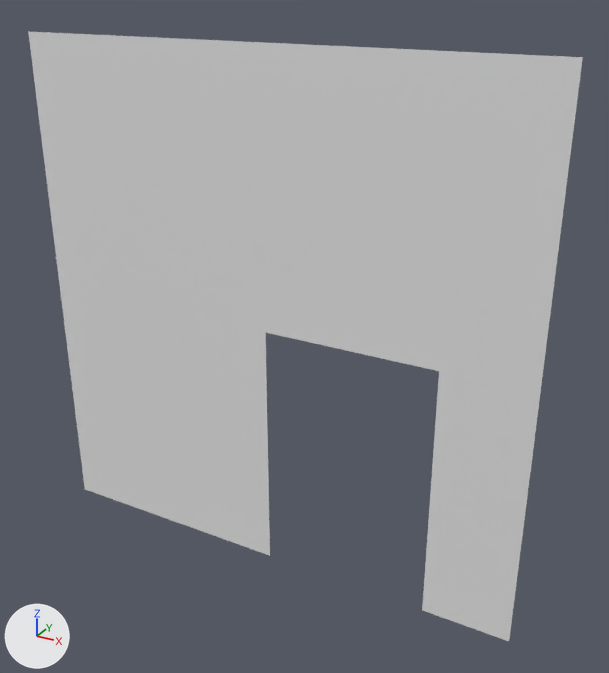
The FBX model Assets/Project/Prefabs/Environment/Architecture/P_Wall/Wall_Diorama/SM_Wall12x5Hole.fbx, before and after one commit.
The view is the same before and after, from a 50 mm lens placed at (36.4, -23.9, 26.7), pointed at (20.1, 5.8, 11.8). Lighting does not change. The marker at lower left points along +X, +Y and +Z. Where no turn or scale is listed for an object, it has been applied to the vertices.

The scene before the commit, as lines of its bpy script (objects in view):
```python
me_sm_wall12x5hole = bpy.data.meshes.new('SM_Wall12x5Hole')
me_sm_wall12x5hole.from_pydata(...)  # 82 vertices, 60 faces; spans x 0.0..24.0, y 0.0, z 0.0..24.0
ob_sm_wall12x5hole = bpy.data.objects.new('SM_Wall12x5Hole', me_sm_wall12x5hole)
ob_sm_wall12x5hole.location = (6.61, 5.0, 0.0)
```
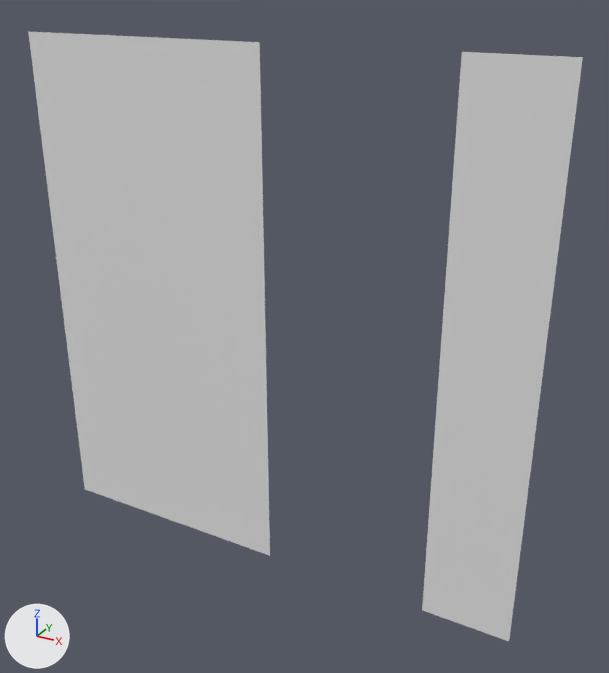
What the commit changed:
me_sm_wall12x5hole is used by ob_sm_wall12x5hole; location (6.61, 5.0, 0.0).
me_sm_wall12x5hole had 82 vertices, 60 faces and spanned x 0.0..24.0, y 0.0, z 0.0..24.0.
me_sm_wall12x5hole now has 70 vertices, 48 faces and spans x 0.0..24.0, y 0.0, z 0.0..24.0.
Part 1, on me_sm_wall12x5hole:
12 vertices are removed from x 14.0..18.0, y 0.0, z 12.0..24.0.
12 faces are deleted.

Where the change shows, as pixel boxes (x1, y1, x2, y2) in the pictures (609 x 673 px):
part 1 of me_sm_wall12x5hole, deleted: before (260, 42, 462, 371)
